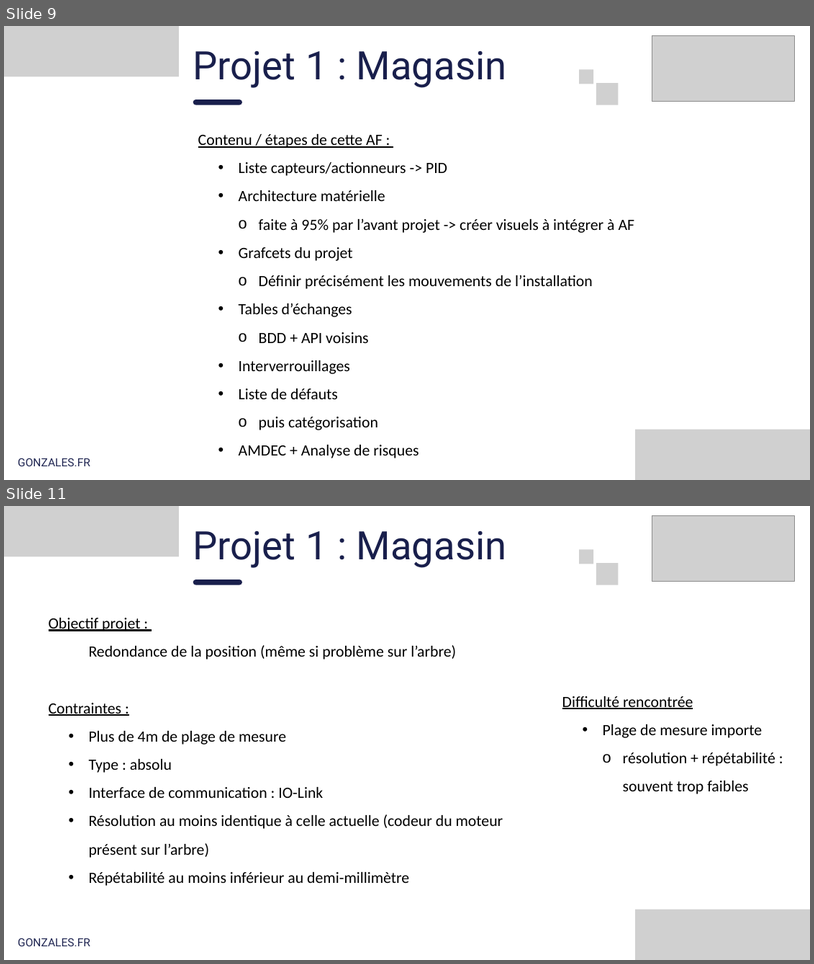
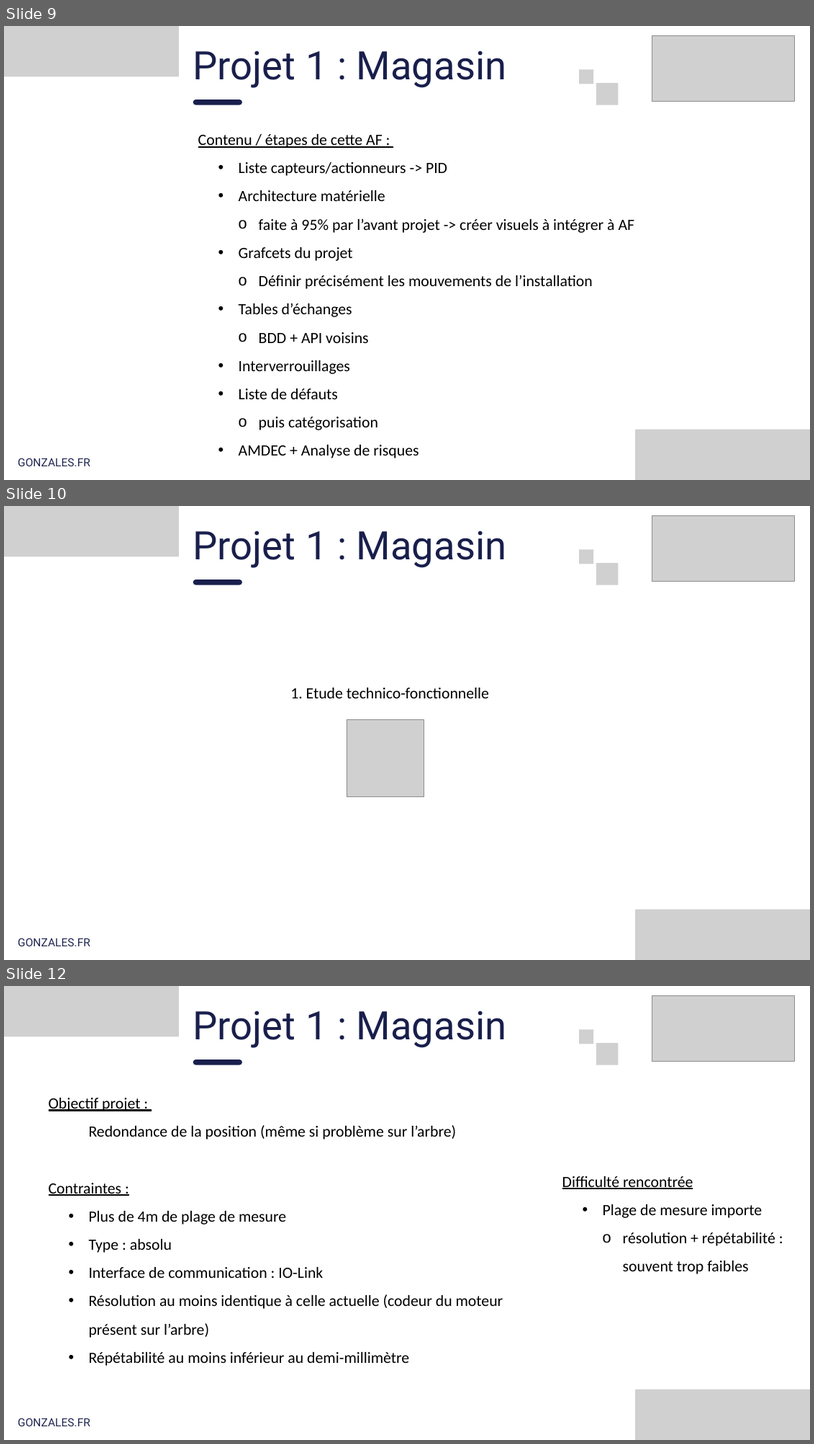
Before and after one commit to Juju-sail/IRI, a slide deck: _Docs/Presentation_CQP.pptx. Shown one above the other, each under a label of ours: slides 9 and 11 before the commit, slides 9, 10 and 12 after it; the slides between them are not shown. The pictures are 814x964 and 814x1444 pixels, drawn with LibreOffice and Linux fonts; fonts in the diff are those of the drawing; grey boxes stand for pictures. Boxes give left, top, right and bottom in pixels: in the first picture for what was removed or moved away, otherwise in the second. Text is boxed around its words. In the diff, an @@ line names an element or a change of style, - is before the commit and + after.

```diff
--- a/_Docs/Presentation_CQP.pptx
+++ b/_Docs/Presentation_CQP.pptx
@@ slide 10 added at box(4, 506, 810, 960), background #FFFFFF @@
@@ picture added at box(4, 506, 179, 556) @@
@@ picture added at box(652, 515, 795, 582) @@
@@ text added at box(193, 530, 507, 568), 70 pt, text #191F4C @@
+Projet 1 : Magasin
@@ picture added at box(579, 549, 594, 564) @@
@@ picture added at box(597, 563, 618, 584) @@
@@ freeform shape added at box(193, 579, 242, 585), fill #191F4C @@
@@ text added at box(291, 687, 489, 698), 28 pt, text #000000 @@
+1. Etude technico-fonctionnelle
@@ picture added at box(347, 719, 424, 797) @@
@@ picture added at box(635, 908, 810, 960) @@
@@ picture added at box(735, 912, 777, 958) @@
@@ picture added at box(783, 911, 806, 957) @@
@@ text added at box(18, 937, 90, 946), 20 pt, text #202652 @@
+GONZALES.FR
@@ what was slide 11 is now slide 12 @@
```
Also in this commit, not shown: 8 slides changed, 5 other slides added, 3 other files.
